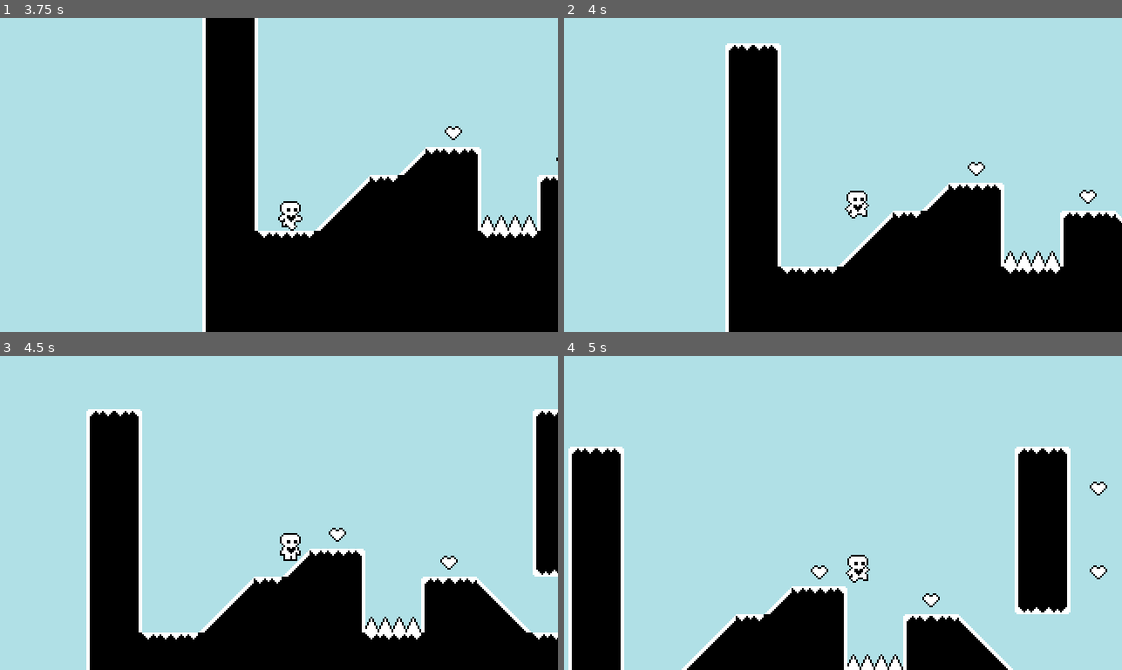
Above: before the commit, frames 1-4 (two rows, left to right).
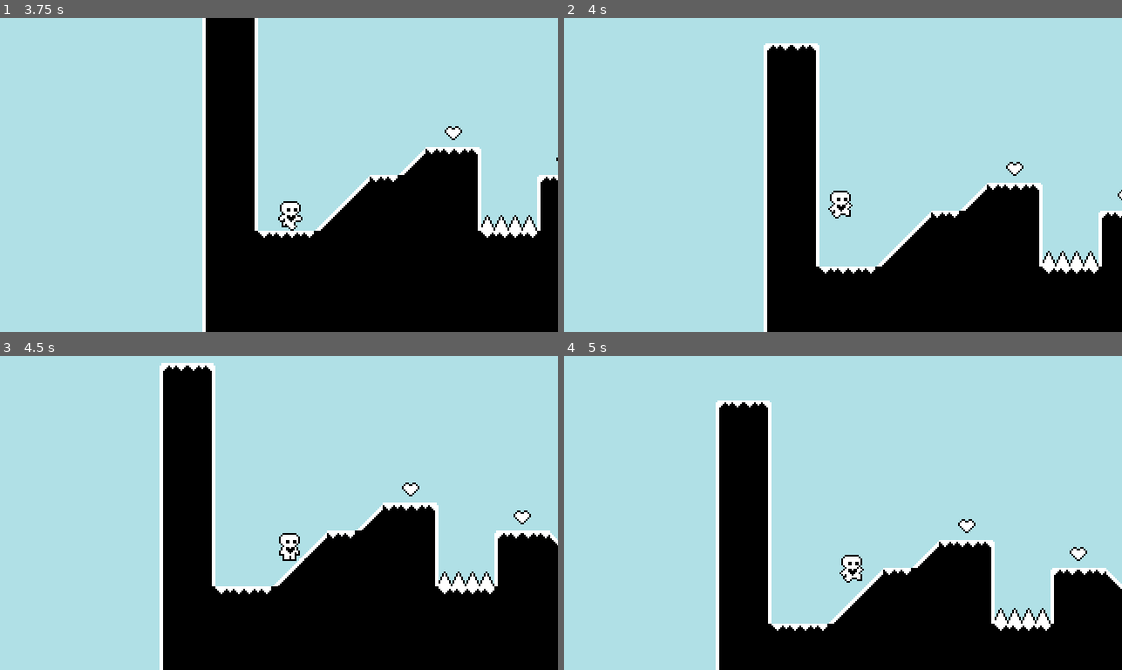
Above: after the commit, the same moments.

Repository: dewy-git/HeartPlatformer
Game: Godot game, scene res://scenes/start_menu.tscn
Two runs of this game, one before a commit and one after it. Both use one fixed random seed, a clock stepped at 60 frames per second and the inputs below.
Inputs:
- Up to frame 1 (3.75 s): click "✦ Start ✦" at 0.5 s; hold Right (ui_right) 1.28-2.78 s; tap Up (ui_up) at 1.52, 2.27 s; hold Left (ui_left) 2.78-3.53 s; hold Right (ui_right) from 3.53 s (still down)
- Up to frame 2 (4 s): keep holding Right (ui_right); tap Up (ui_up) at 3.77 s
- Up to frame 3 (4.5 s): keep holding Right (ui_right)
- Up to frame 4 (5 s): keep holding Right (ui_right); tap Up (ui_up) at 4.52 s

Frame 1 is identical in both runs. In frame 2, 19% of the frame differs, in the area x 28-100%, y 8-100%; in frame 3, 29%; in frame 4, 34%, in the area x 0-100%, y 14-100%.

Commit message:
progress check 12 (wall jump fix)

Diff:
--- a/scenes/player.tscn
+++ b/scenes/player.tscn
@@ -117,4 +117,7 @@
 position = Vector2(0, -7.5)
 shape = SubResource("RectangleShape2D_7xh5a")
 
+[node name="WallJumpTimer" type="Timer" parent="."]
+wait_time = 0.1
+
 [connection signal="area_entered" from="HazardDetector" to="." method="_on_hazard_detector_area_entered"]
--- a/scripts/player.gd
+++ b/scripts/player.gd
@@ -5,10 +5,12 @@
 var air_jump = false
 var just_wall_jumped = false
 var gravity = ProjectSettings.get_setting("physics/2d/default_gravity")
+var was_wall_normal = Vector2.ZERO
 
 @onready var animated_sprite_2d = $AnimatedSprite2D
 @onready var coyote_jump_timer = $CoyoteJumpTimer
 @onready var starting_position = global_position
+@onready var wall_jump_timer = $WallJumpTimer
 
 func _physics_process(delta):
 	apply_gravity(delta)
@@ -21,27 +23,35 @@
 	apply_air_resistance(input_axis, delta)
 	update_animations(input_axis)
 	var was_on_floor = is_on_floor()
+	var was_on_wall = is_on_wall_only()
+	if was_on_wall:
+		was_wall_normal = get_wall_normal()
 	move_and_slide()
 	var just_left_ledge = was_on_floor and not is_on_floor() and velocity.y >= 0
 	if just_left_ledge:
 		coyote_jump_timer.start()
 	just_wall_jumped = false
+	var just_left_wall = was_on_wall and not is_on_wall()
+	if just_left_wall:
+		wall_jump_timer.start()
 
 func apply_gravity(delta):
 	if not is_on_floor():
 		velocity.y += gravity * movement_data.gravity_scale * delta
 
 func handle_wall_jump():
-	if not is_on_wall_only(): return
+	if not is_on_wall_only() and wall_jump_timer.time_left <= 0.0: return
 	var wall_normal = get_wall_normal()
+	if wall_jump_timer.time_left > 0.0:
+		wall_normal = was_wall_normal
 	if Input.is_action_just_pressed("ui_up"):
 		velocity.x = wall_normal.x * movement_data.speed
 		velocity.y = movement_data.jump_velocity
 		just_wall_jumped = true
 
-
 func handle_jump():
 	if is_on_floor(): air_jump = true
+
 	if is_on_floor() or coyote_jump_timer.time_left > 0.0:
 		if Input.is_action_just_pressed("ui_up"):
 			velocity.y = movement_data.jump_velocity
